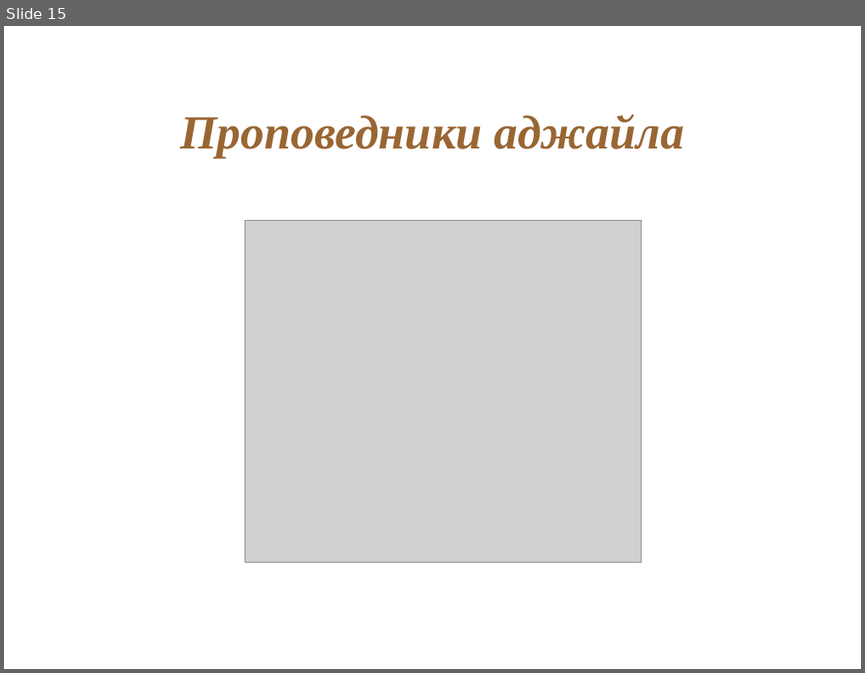
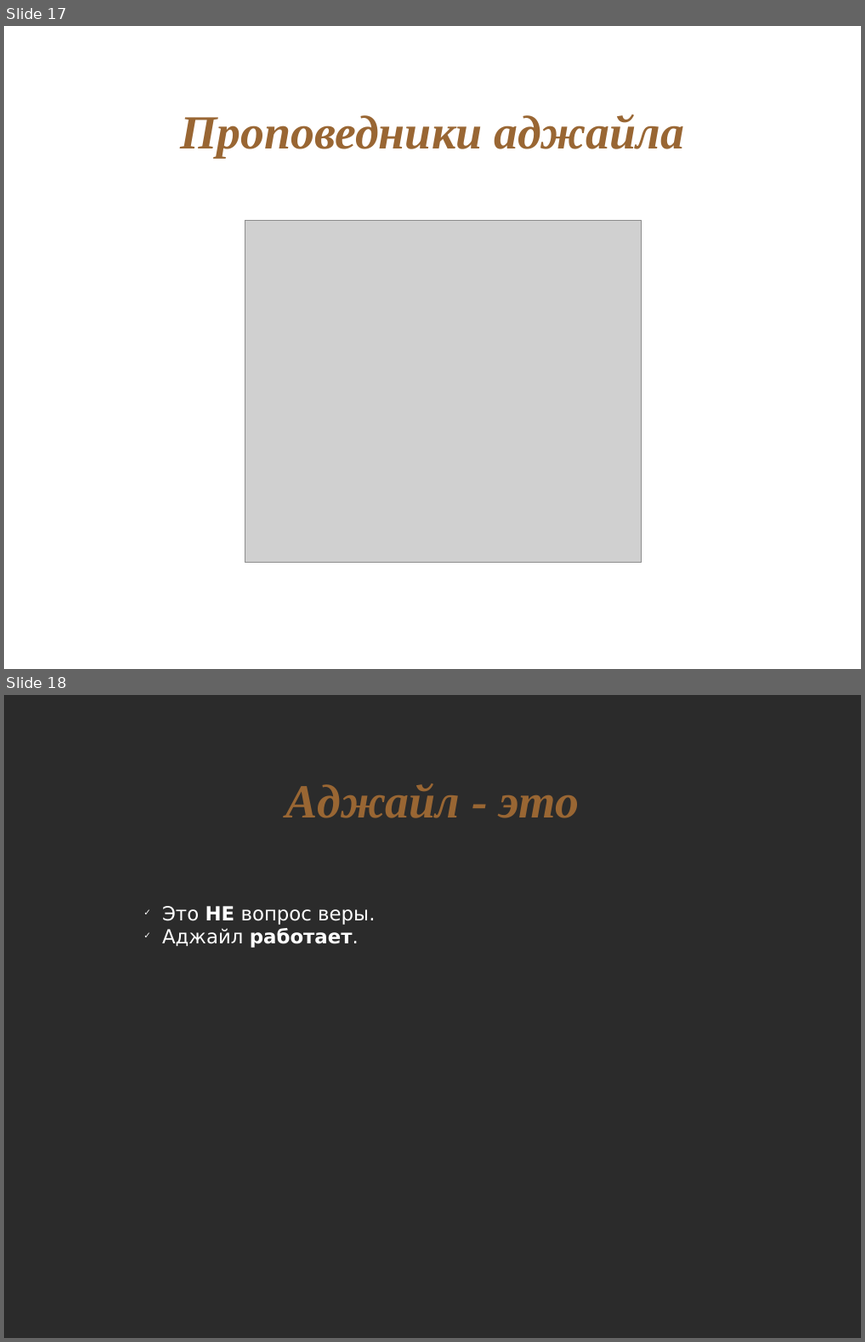
Before and after one commit to asolntsev/presentations, a slide deck: agile-technical-practices/agile-church.odp. Shown one above the other, each under a label of ours: slide 15 before the commit, slides 17 and 18 after it. The pictures are 865x673 and 865x1342 pixels, drawn with LibreOffice and Linux fonts; fonts in the diff are those of the drawing; grey boxes stand for pictures; background and template pictures are left out; a plain dark background stands for a picture behind light text. Boxes give left, top, right and bottom in pixels: in the first picture for what was removed or moved away, otherwise in the second. Text is boxed around its words. In the diff, an @@ line names an element or a change of style, - is before the commit and + after.

```diff
--- a/agile-technical-practices/agile-church.odp
+++ b/agile-technical-practices/agile-church.odp
@@ slide 18 added at bbox=[4, 695, 861, 1338], background picture (left out) @@
@@ title added at bbox=[285, 783, 579, 818], 44 pt, text #996633, bold, italic @@
+Аджайл - это
@@ text added at bbox=[162, 906, 375, 947], 18 pt, text #FFFFFF @@
+✓ Это НЕ вопрос веры.
+✓ Аджайл работает.
@@ what was slide 15 is now slide 17 @@
```
Also in this commit, not shown: 3 slides changed, 2 other slides added.
